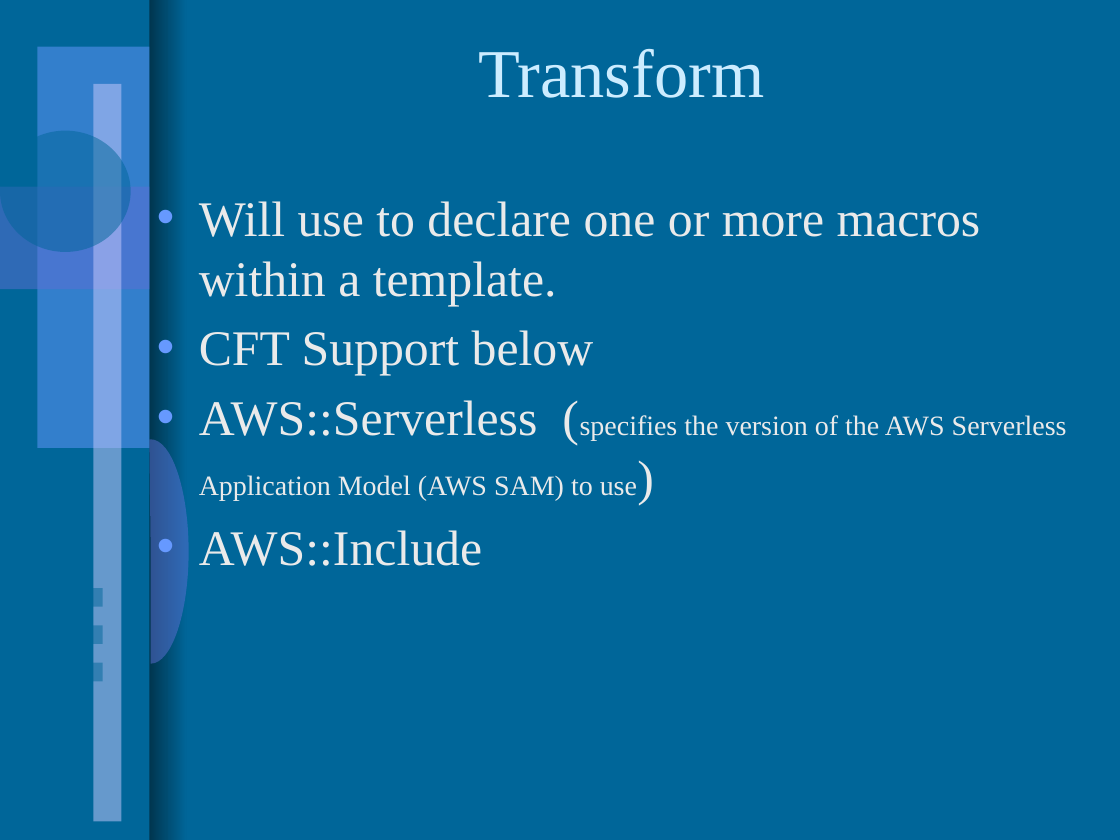
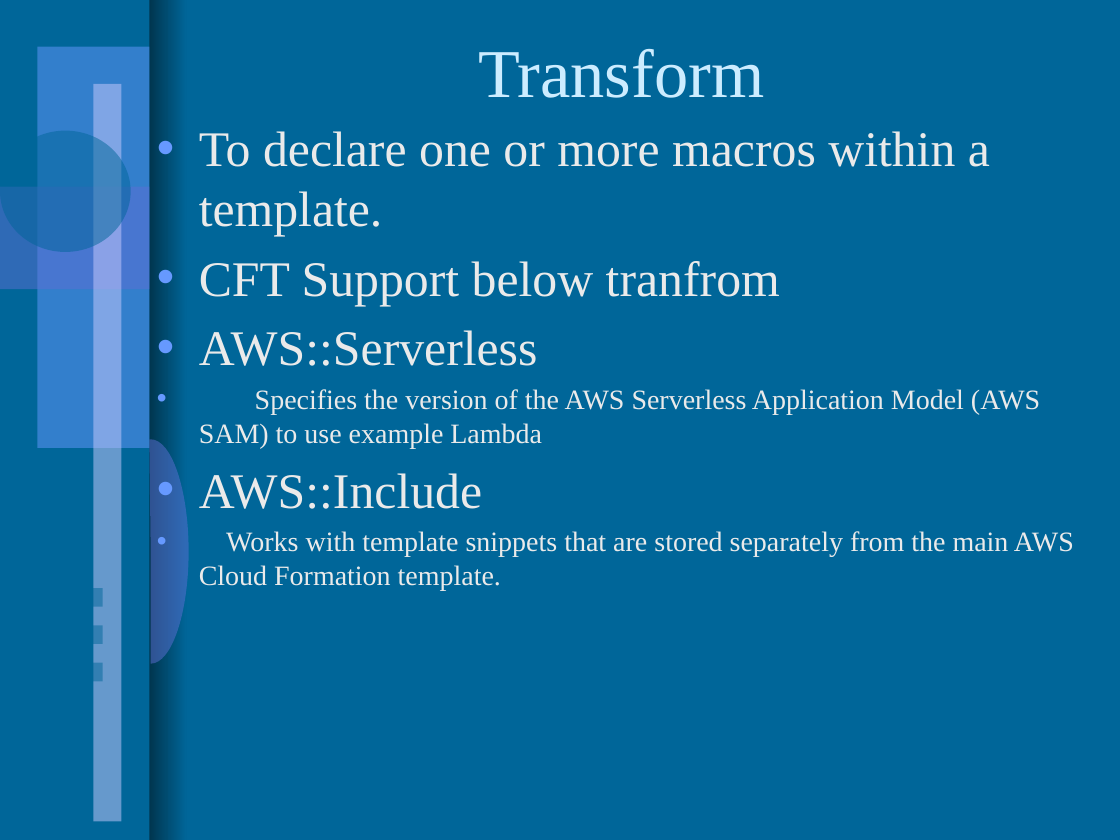
Before and after one commit to saddalaaws/awsservices, a slide deck: slide 13 of docs/ec2_through_cft.pptx. Drawn at 1120x840 pixels with LibreOffice and Linux fonts; fonts in the diff are those of the drawing; background and template pictures are left out. Boxes give left, top, right and bottom in pixels: in the first picture for what was removed or moved away, otherwise in the second. Text is boxed around its words. In the diff, an @@ line names an element or a change of style, - is before the commit and + after.

```diff
--- a/docs/ec2_through_cft.pptx
+++ b/docs/ec2_through_cft.pptx
@@ text at (199,131,1040,448): text changed; size 32 to 18 pt @@
-• Will use to declare one or more macros within a template.
-• CFT Support below
-• AWS::Serverless (specifies the version of the AWS Serverless Application Model (AWS SAM) to use)
+• To declare one or more macros within a template.
+• CFT Support below tranfrom
+• AWS::Serverless
+• Specifies the version of the AWS Serverless Application Model (AWS SAM) to use example Lambda
@@ text at (199,531,1074,591): paragraph added @@
+• Works with template snippets that are stored separately from the main AWS Cloud Formation template.
```
Also in this commit, not shown: 7 other slides changed, 7 slides added, 2 slides removed, 3 other files.
